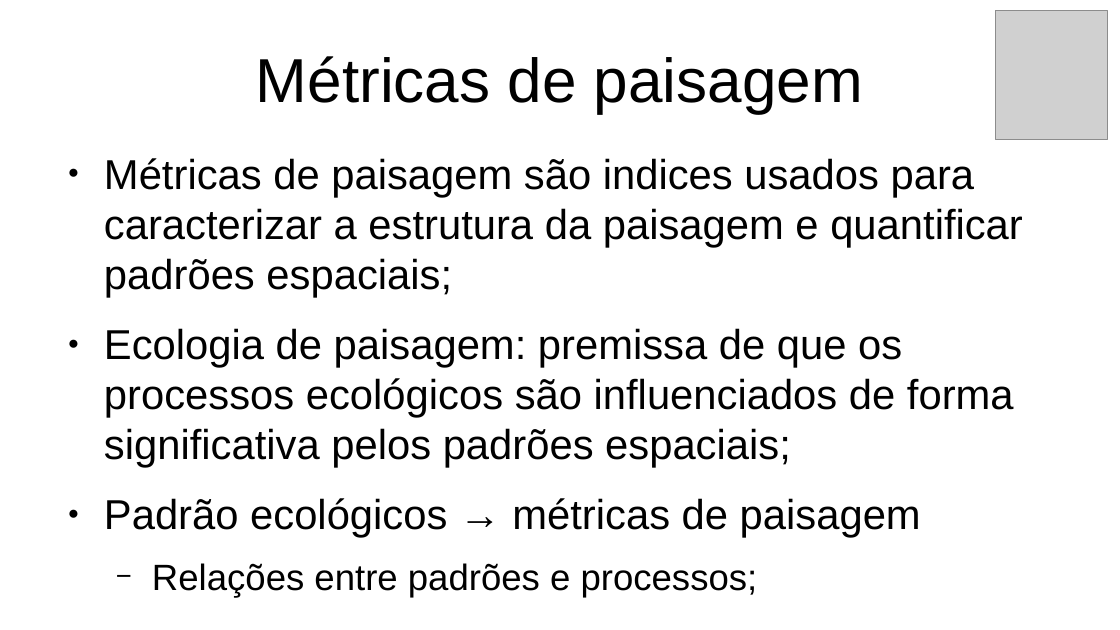
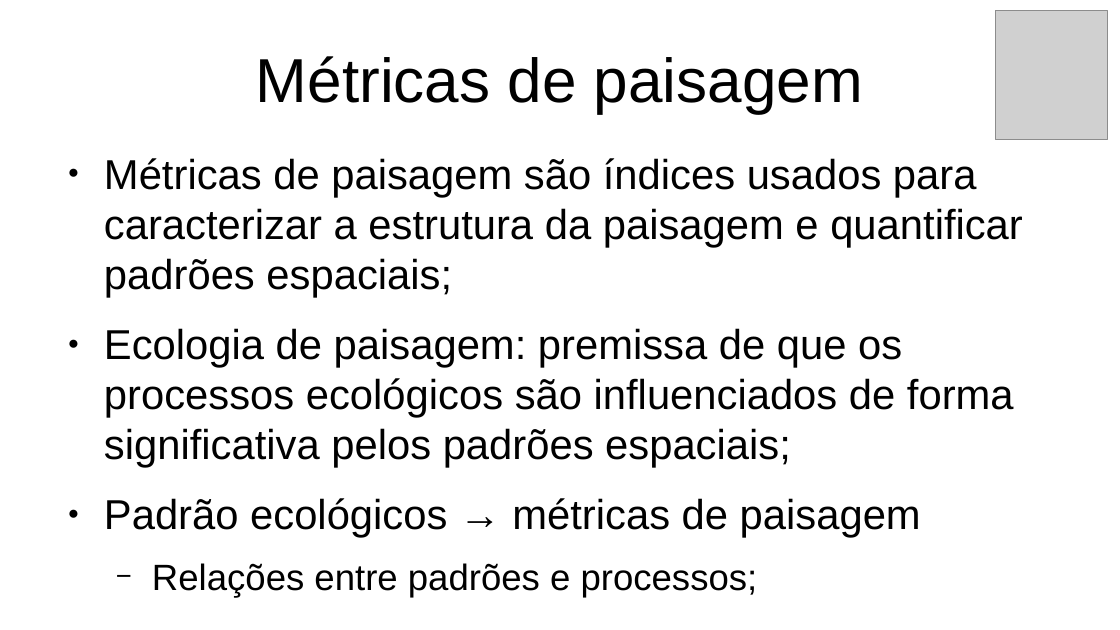
Before and after one commit to mauriciovancine/r-live-geocast-landscapemetrics, a slide deck: slide 5 of 00_apresentacao/Metricas_de_paisagem.odp (slide 3 before the commit). Drawn at 1120x630 pixels with LibreOffice and Linux fonts; fonts in the diff are those of the drawing; grey boxes stand for pictures. Boxes give left, top, right and bottom in pixels: in the first picture for what was removed or moved away, otherwise in the second. Text is boxed around its words. In the diff, an @@ line names an element or a change of style, - is before the commit and + after.

```diff
--- a/00_apresentacao/Metricas_de_paisagem.odp
+++ b/00_apresentacao/Metricas_de_paisagem.odp
@@ text at (104, 158, 1023, 298): text changed @@
-● Métricas de paisagem são indices usados para caracterizar a estrutura da paisagem e quantificar padrões espaciais;
+● Métricas de paisagem são índices usados para caracterizar a estrutura da paisagem e quantificar padrões espaciais;
```
Also in this commit, not shown: 3 other slides changed, 2 slides added, 5 other files.
